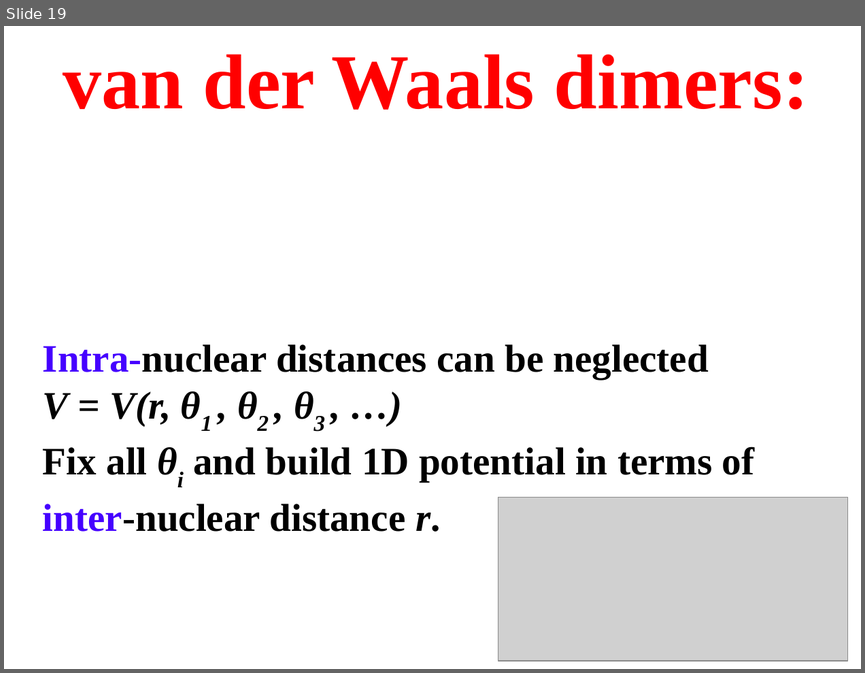
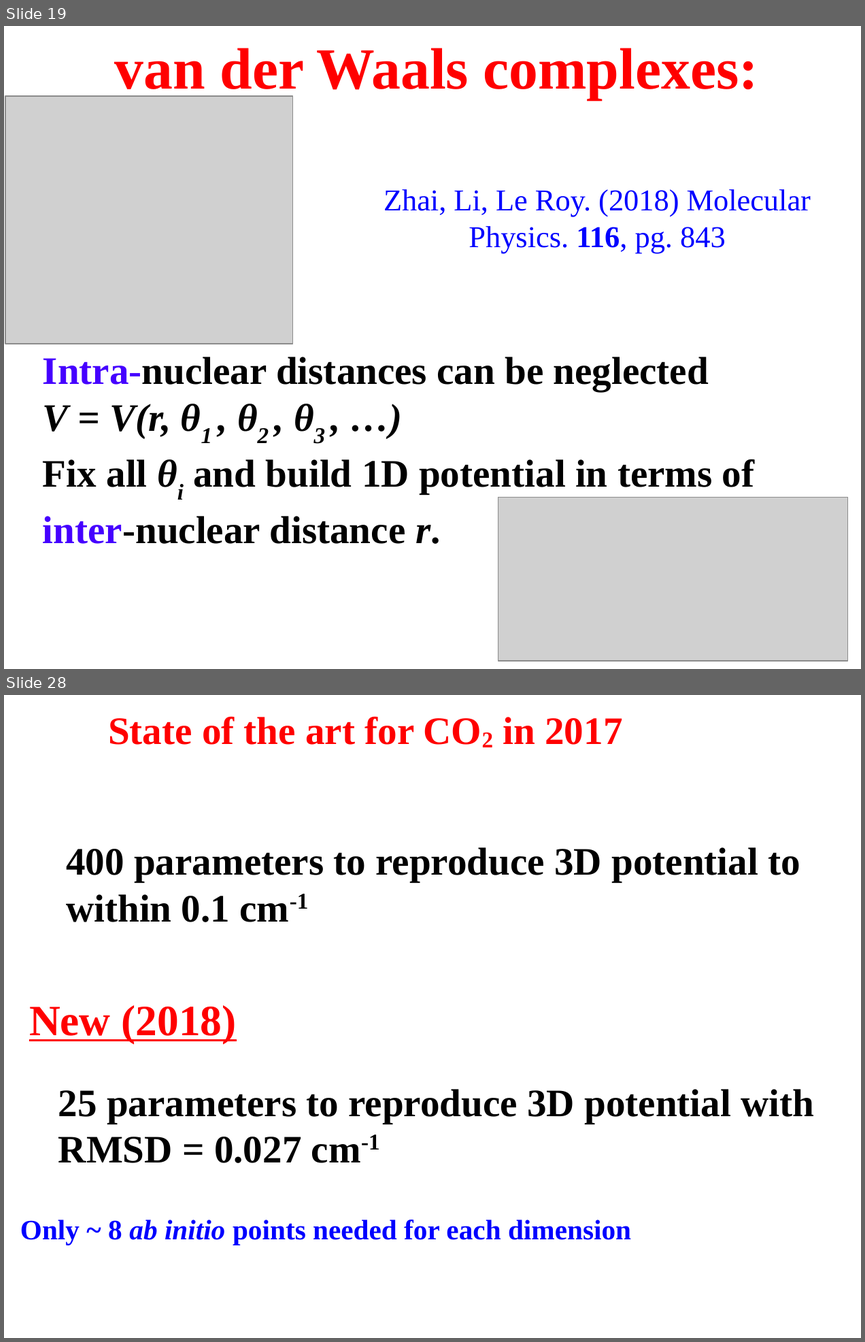
Before and after one commit to HPQC-LABS/polyMLR, a slide deck: 2018-06-20-polyMLR(ISMS).odp. Shown one above the other, each under a label of ours: slide 19 before the commit, slides 19 and 28 after it; the slides between them are not shown. The pictures are 865x673 and 865x1342 pixels, drawn with LibreOffice and Linux fonts; fonts in the diff are those of the drawing; grey boxes stand for pictures. Boxes give left, top, right and bottom in pixels: in the first picture for what was removed or moved away, otherwise in the second. Text is boxed around its words. In the diff, an @@ line names an element or a change of style, - is before the commit and + after.

Commit message:
Updated R_HH to R_12 in Partridge-Schwenke, and updated presentation up to the point of uploading to ISMS website.

```diff
--- a/2018-06-20-polyMLR(ISMS).odp
+++ b/2018-06-20-polyMLR(ISMS).odp
@@ slide 28 added at <box>4,695,861,1338</box>, background #FFFFFF @@
@@ text added at <box>108,716,622,745</box>, 36 pt, text #FF0000, bold @@
+State of the art for CO2 in 2017
@@ text added at <box>66,847,800,922</box>, 36 pt, text #000000, bold @@
+400 parameters to reproduce 3D potential to within 0.1 cm-1
@@ text added at <box>29,1005,237,1043</box>, 40 pt, text #FF0000, bold, underline @@
+New (2018)
@@ text added at <box>58,1089,814,1163</box>, 36 pt, text #000000, bold @@
+25 parameters to reproduce 3D potential with RMSD = 0.027 cm-1
@@ text added at <box>20,1219,631,1245</box>, 26 pt, text #0000FF, bold @@
+Only ~ 8 ab initio points needed for each dimension
@@ slide 19 changed as well @@
@@ text at <box>115,48,758,99</box>: text changed; size 72 to 54 pt @@
-van der Waals dimers:
+van der Waals complexes:
@@ picture added at <box>5,96,293,344</box> @@
@@ text added at <box>383,189,810,252</box>, 28 pt, text #0000FF @@
+Zhai, Li, Le Roy. (2018) Molecular Physics. 116, pg. 843
@@ text "Intra-nuclear distances can be neglected": place and size @@
-text "Intra-nuclear distances can be neglected" at <box>43,344,755,531</box>
+text "Intra-nuclear distances can be neglected" at <box>43,356,755,543</box>
```
Also in this commit, not shown: 12 other slides changed, 8 other slides added, 3 slides removed, 3 other files.
